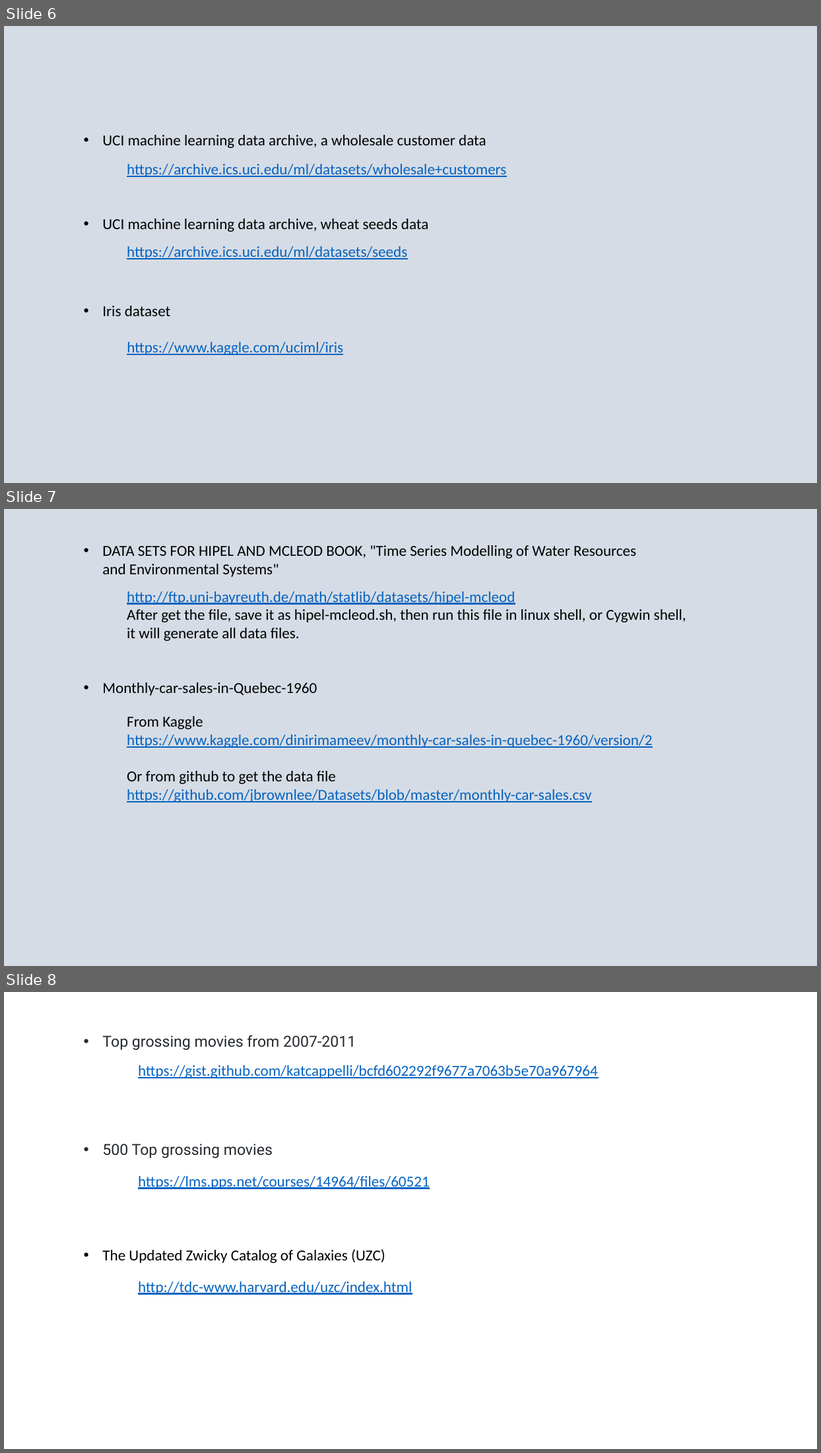
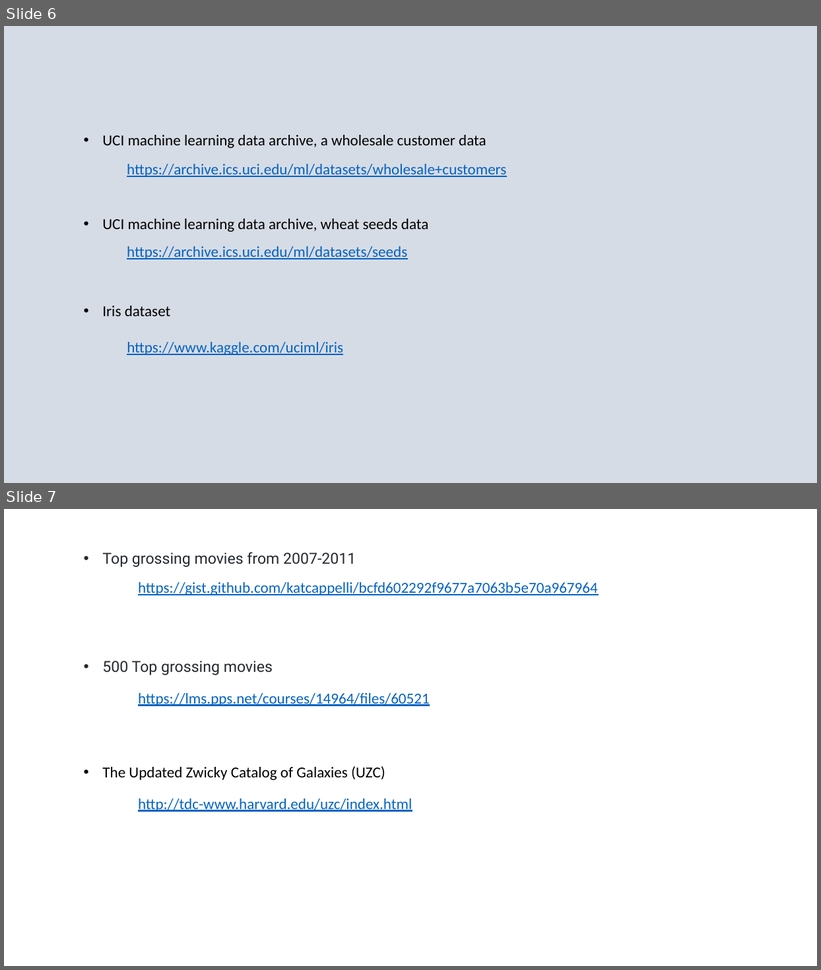
Before and after one commit to bon-netizen/Python-Data-Analytics, a slide deck: dataset2.pptx. Shown one above the other, each under a label of ours: slides 6, 7 and 8 before the commit, slides 6 and 7 after it. The pictures are 821x1453 and 821x970 pixels, drawn with LibreOffice and Linux fonts; fonts in the diff are those of the drawing. Boxes give left, top, right and bottom in pixels: in the first picture for what was removed or moved away, otherwise in the second. Text is boxed around its words. In the diff, an @@ line names an element or a change of style, - is before the commit and + after.

```diff
--- a/dataset2.pptx
+++ b/dataset2.pptx
@@ slide 7 removed at (4, 509, 817, 966), background #D6DCE5 @@
@@ text removed at (102, 545, 636, 577) @@
-• DATA SETS FOR HIPEL AND MCLEOD BOOK, "Time Series Modelling of Water Resources and Environmental Systems"
@@ text removed at (127, 591, 686, 641) @@
-http://ftp.uni-bayreuth.de/math/statlib/datasets/hipel-mcleod
-After get the file, save it as hipel-mcleod.sh, then run this file in linux shell, or Cygwin shell, it will generate all data files.
@@ text removed at (102, 683, 317, 696) @@
-• Monthly-car-sales-in-Quebec-1960
@@ text removed at (127, 716, 652, 803) @@
-From Kaggle
-https://www.kaggle.com/dinirimameev/monthly-car-sales-in-quebec-1960/version/2
-Or from github to get the data file
-https://github.com/jbrownlee/Datasets/blob/master/monthly-car-sales.csv
@@ what was slide 8 is now slide 7 @@
```
Also in this commit, not shown: 20 other files.
